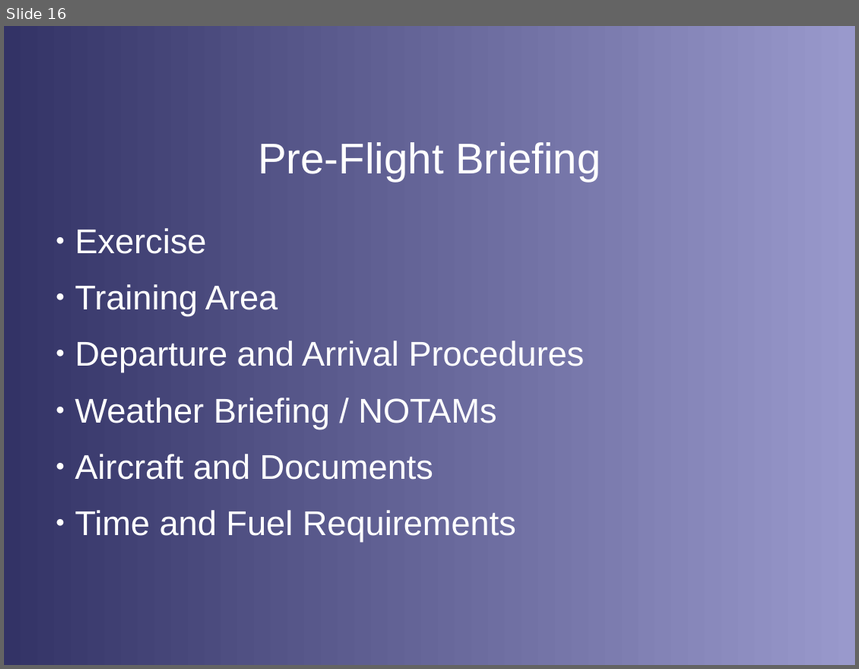
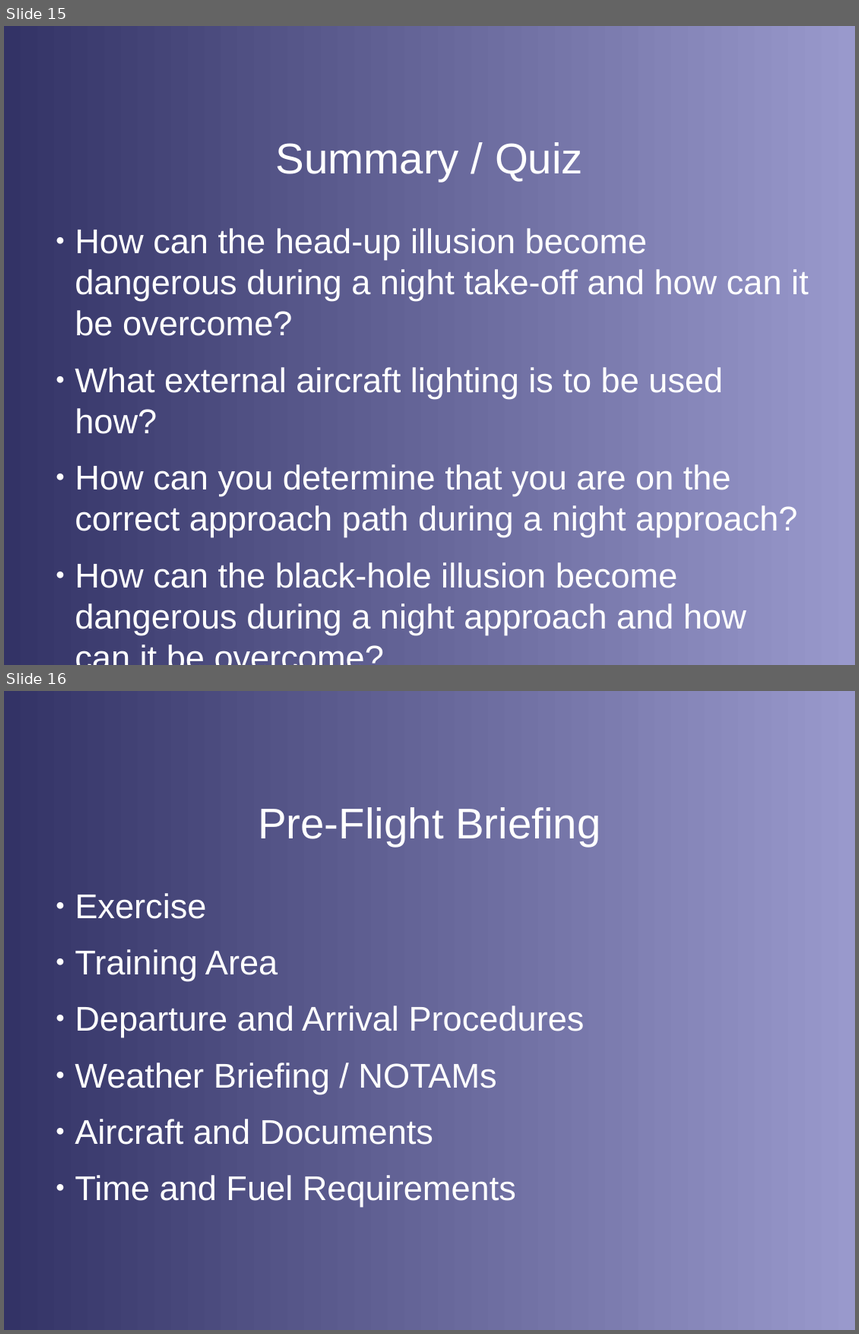
Before and after one commit to stephanheinemann/flight, a slide deck: FI/NightFlying/NightFlying.odp. Shown one above the other, each under a label of ours: slide 16 before the commit, slides 15 and 16 after it. The pictures are 859x669 and 859x1334 pixels, drawn with LibreOffice and Linux fonts; fonts in the diff are those of the drawing; background and template pictures are left out. Boxes give left, top, right and bottom in pixels: in the first picture for what was removed or moved away, otherwise in the second. Text is boxed around its words. In the diff, an @@ line names an element or a change of style, - is before the commit and + after.

Commit message:
extended night flying presenation

```diff
--- a/FI/NightFlying/NightFlying.odp
+++ b/FI/NightFlying/NightFlying.odp
@@ slide 15 added at <box>4,26,855,665</box>, background gradient #333366 to #9999CC @@
@@ title added at <box>276,142,583,181</box>, 40 pt, text #FFFFFF @@
+Summary / Quiz
@@ text added at <box>75,228,809,636</box>, 32 pt, text #FFFFFF @@
+● How can the head-up illusion become dangerous during a night take-off and how can it be overcome?
+● What external aircraft lighting is to be used how?
+● How can you determine that you are on the correct approach path during a night approach?
+● How can the black-hole illusion become dangerous during a night approach and how can it be overcome?
```
Also in this commit, not shown: 6 slides changed, 1 other slide added, 2 slides removed, 10 other files.
